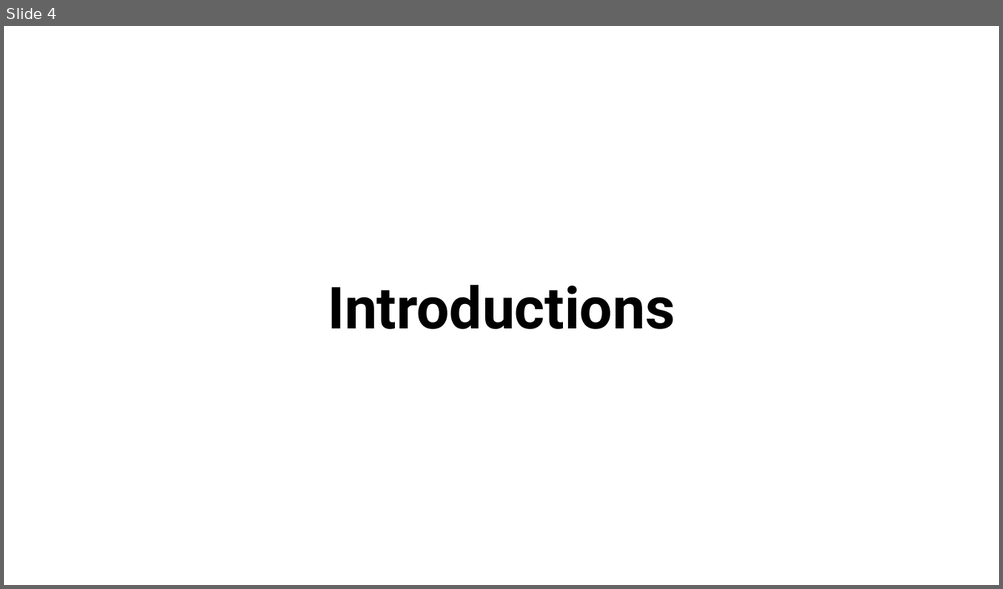
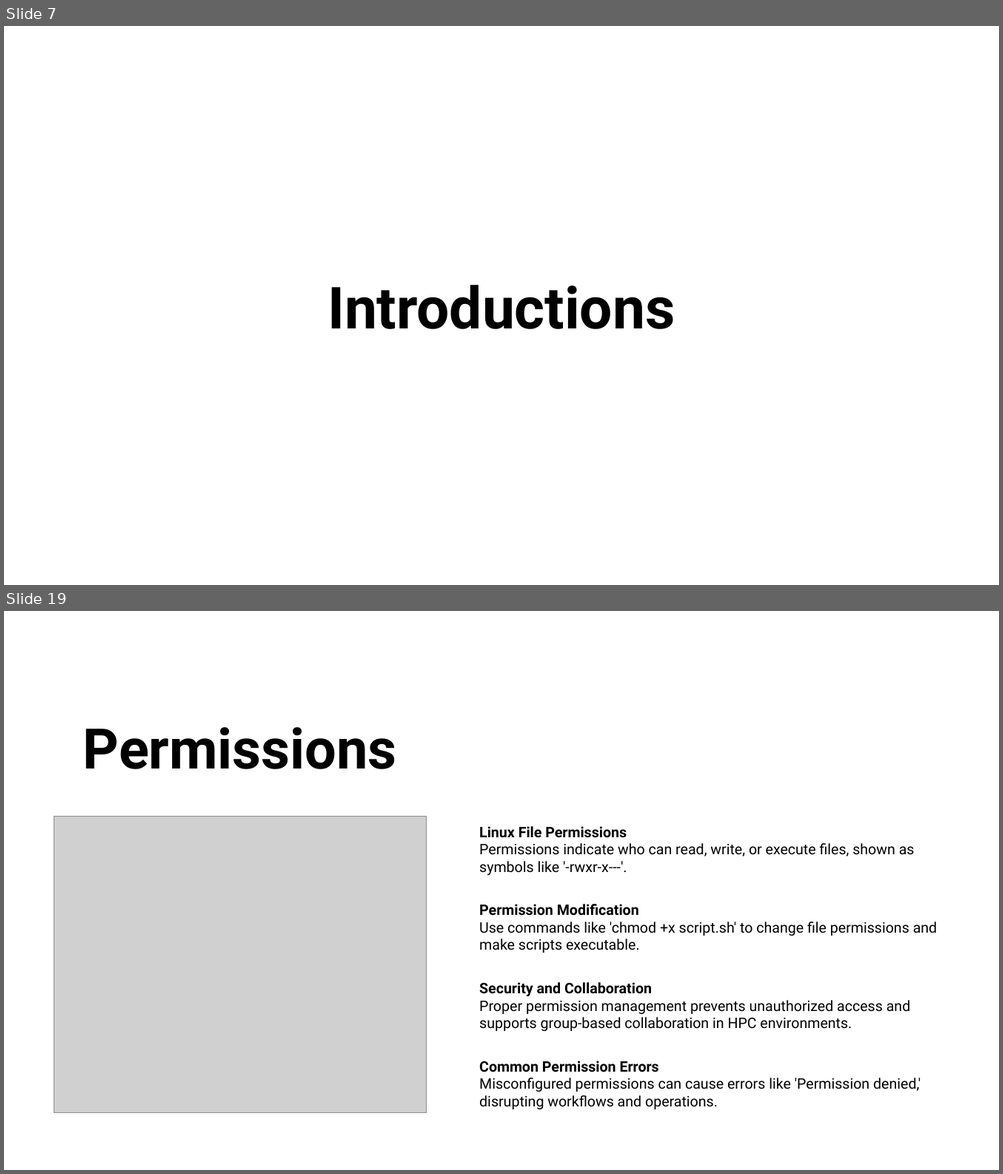
Before and after one commit to anirudhatalmale6-alt/Chem456-2026S, a slide deck: slides/0112-Introduction.pptx. Shown one above the other, each under a label of ours: slide 4 before the commit, slides 7 and 19 after it; the slides between them are not shown. The pictures are 1003x589 and 1003x1174 pixels, drawn with LibreOffice and Linux fonts; fonts in the diff are those of the drawing; grey boxes stand for pictures. Boxes give left, top, right and bottom in pixels: in the first picture for what was removed or moved away, otherwise in the second. Text is boxed around its words. In the diff, an @@ line names an element or a change of style, - is before the commit and + after.

```diff
--- a/slides/0112-Introduction.pptx
+++ b/slides/0112-Introduction.pptx
@@ slide 19 added at (4, 611, 999, 1170), background #FFFFFF @@
@@ title added at (83, 727, 397, 769), 108 pt, text #000000, bold @@
+Permissions
@@ picture added at (54, 816, 426, 1113) @@
@@ text added at (479, 826, 937, 1110), 28 pt, text #000000 @@
+Linux File Permissions
+  Permissions indicate who can read, write, or execute files, shown as symbols like '-rwxr-x---'.
+Permission Modification
+  Use commands like 'chmod +x script.sh' to change file permissions and make scripts executable.
+Security and Collaboration
+  Proper permission management prevents unauthorized access and supports group-based collaboration in HPC environments.
+Common Permission Errors
+  Misconfigured permissions can cause errors like 'Permission denied,' disrupting workflows and operations.
@@ what was slide 4 is now slide 7 @@
```
Also in this commit, not shown: 3 slides changed, 15 other slides added, 6 slides removed, 2 other files.
